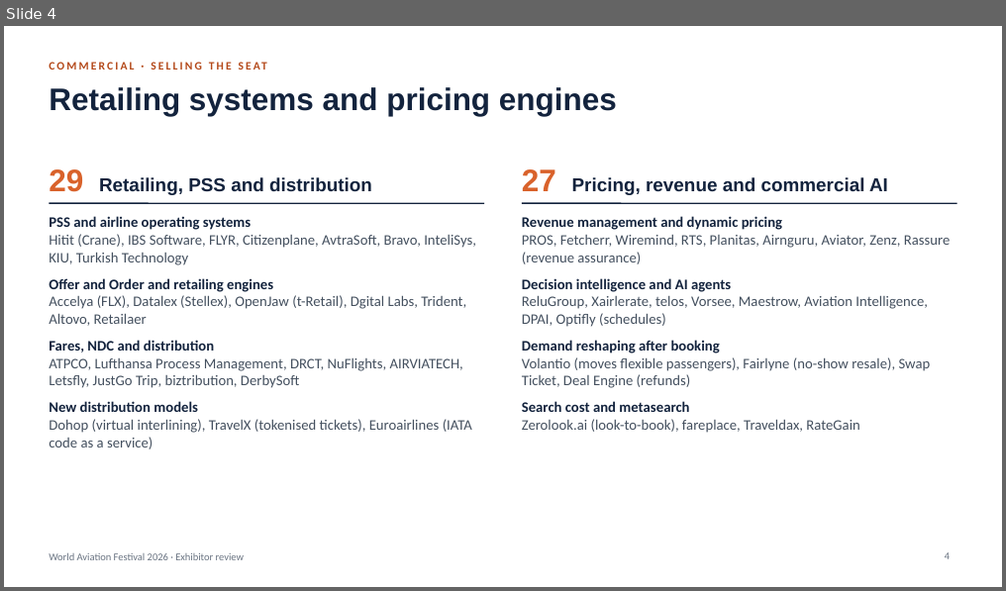
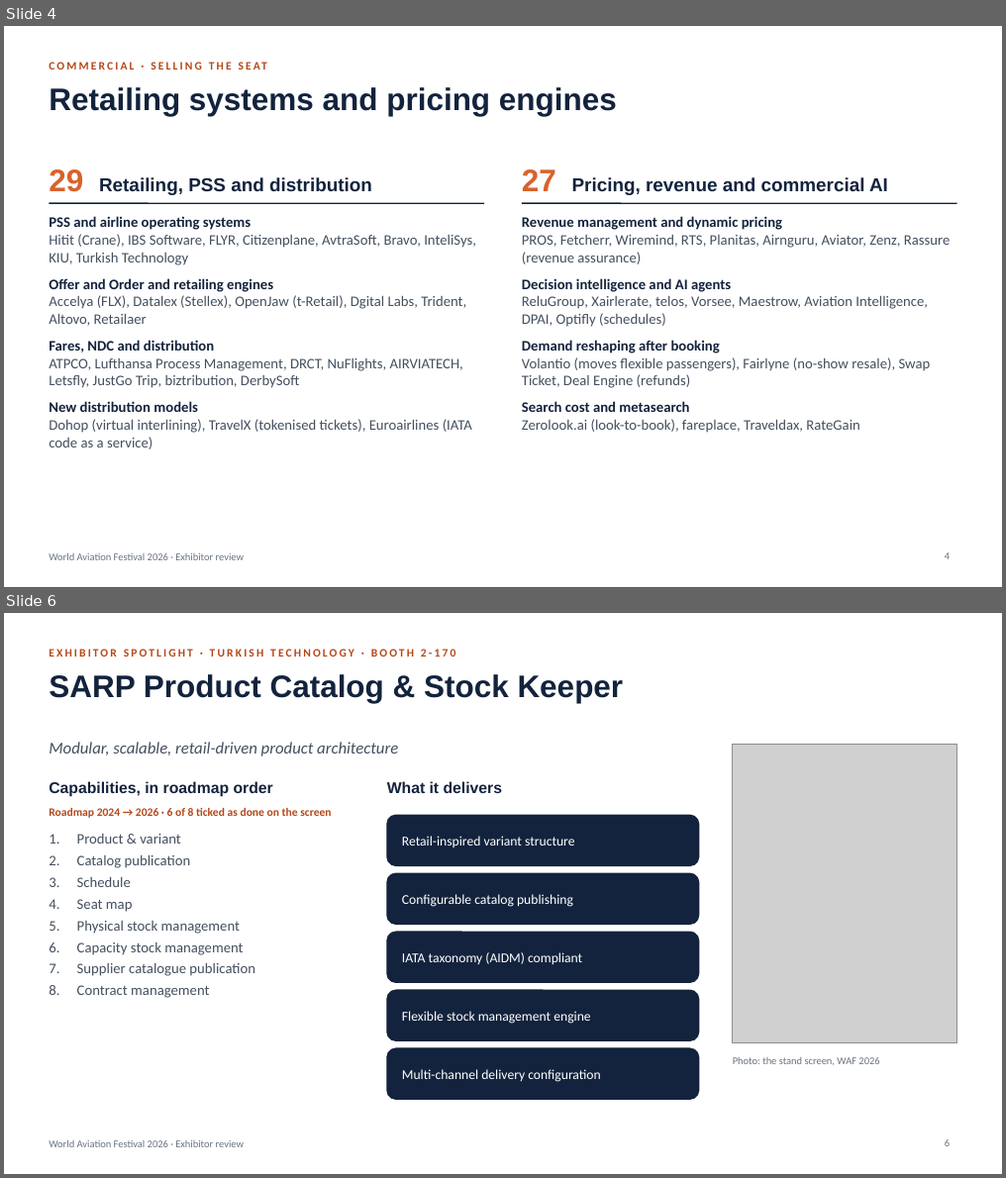
Before and after one commit to aircodex-git/AIRCDX, a slide deck: waf/WAF_2026_Exhibitors.pptx. Shown one above the other, each under a label of ours: slide 4 before the commit, slides 4 and 6 after it; the slides between them are not shown. The pictures are 1006x591 and 1006x1178 pixels, drawn with LibreOffice and Linux fonts; fonts in the diff are those of the drawing; grey boxes stand for pictures. Boxes give left, top, right and bottom in pixels: in the first picture for what was removed or moved away, otherwise in the second. Text is boxed around its words. In the diff, an @@ line names an element or a change of style, - is before the commit and + after.

```diff
--- a/waf/WAF_2026_Exhibitors.pptx
+++ b/waf/WAF_2026_Exhibitors.pptx
@@ slide 6 added at bbox=[4, 613, 1002, 1174], background #FFFFFF; not listed: 1 template element that a slide beside it also shows @@
@@ text added at bbox=[49, 649, 455, 657], 11 pt, text #B4491A, bold @@
+EXHIBITOR SPOTLIGHT · TURKISH TECHNOLOGY · BOOTH 2-170
@@ title added at bbox=[49, 674, 624, 703], 30 pt, text #13233D, bold @@
+SARP Product Catalog & Stock Keeper
@@ text added at bbox=[49, 742, 398, 757], 16 pt, text #44505F, italic @@
+Modular, scalable, retail-driven product architecture
@@ picture added at bbox=[733, 744, 957, 1044] @@
@@ text added at bbox=[49, 781, 273, 797], 15 pt, text #13233D, bold @@
+Capabilities, in roadmap order
@@ text added at bbox=[387, 781, 502, 793], 15 pt, text #13233D, bold @@
+What it delivers
@@ text added at bbox=[49, 808, 331, 818], 11 pt, text #B4491A, bold @@
+Roadmap 2024 → 2026 · 6 of 8 ticked as done on the screen
@@ rounded rectangle added at bbox=[387, 815, 699, 866], fill #13233D, outline #13233D 1 pt @@
@@ text added at bbox=[77, 834, 255, 998], 14 pt, text #44505F @@
+1. Product & variant
+2. Catalog publication
+3. Schedule
+4. Seat map
+5. Physical stock management
+6. Capacity stock management
+7. Supplier catalogue publication
+8. Contract management
@@ text added at bbox=[402, 836, 574, 848], 13 pt, text #FFFFFF @@
+Retail-inspired variant structure
@@ rounded rectangle added at bbox=[387, 873, 699, 925], fill #13233D, outline #13233D 1 pt @@
@@ text added at bbox=[402, 894, 573, 907], 13 pt, text #FFFFFF @@
+Configurable catalog publishing
@@ rounded rectangle added at bbox=[387, 932, 699, 983], fill #13233D, outline #13233D 1 pt @@
@@ text added at bbox=[402, 953, 582, 965], 13 pt, text #FFFFFF @@
+IATA taxonomy (AIDM) compliant
@@ rounded rectangle added at bbox=[387, 990, 699, 1042], fill #13233D, outline #13233D 1 pt @@
@@ text added at bbox=[402, 1011, 590, 1024], 13 pt, text #FFFFFF @@
+Flexible stock management engine
@@ rounded rectangle added at bbox=[387, 1049, 699, 1100], fill #13233D, outline #13233D 1 pt @@
@@ text added at bbox=[733, 1058, 879, 1065], 10 pt, text #6A7482 @@
+Photo: the stand screen, WAF 2026
@@ text added at bbox=[402, 1069, 600, 1082], 13 pt, text #FFFFFF @@
+Multi-channel delivery configuration
@@ page number added at bbox=[944, 1140, 949, 1147], 10 pt, text #6A7482 @@
+6
```
Also in this commit, not shown: 1 slide changed, 3 other slides added.
